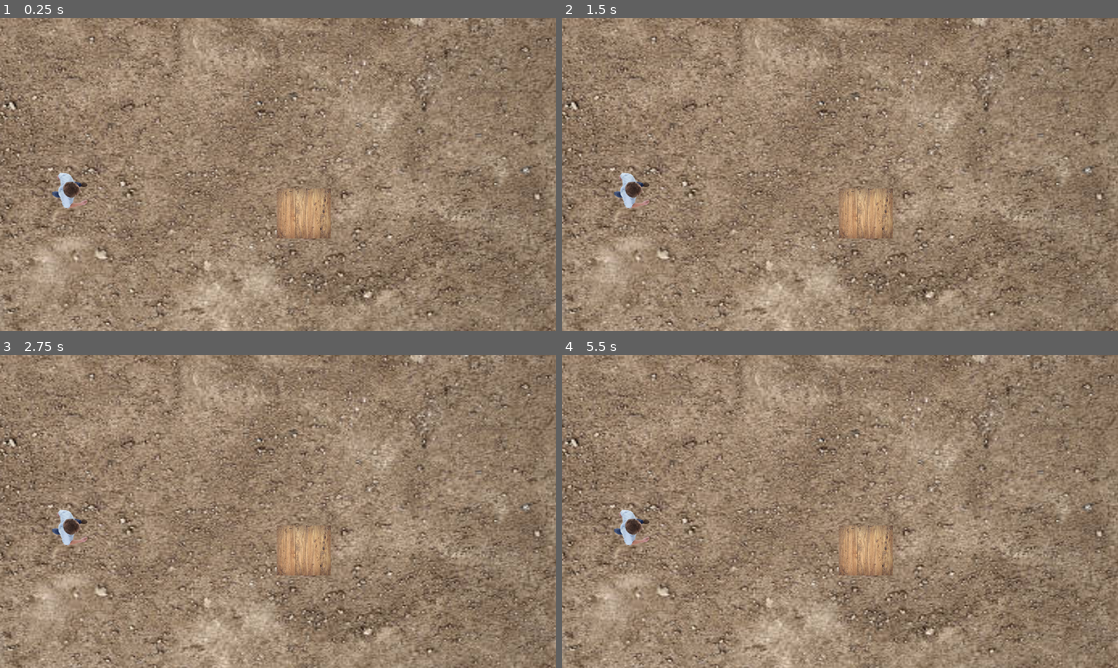
Above: before the commit, frames 1-4 (two rows, left to right).
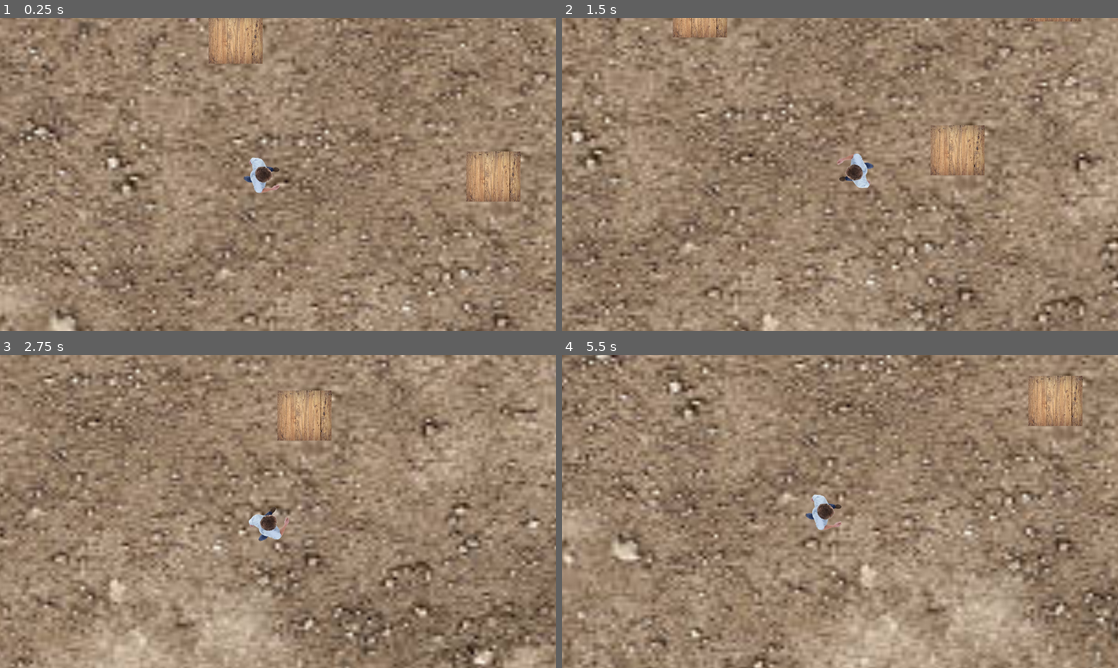
Above: after the commit, the same moments.

Repository: elijoh75/ElijahJohnsonShooter
Game: Godot game, scene res://Scenes/world.tscn
Same seed, same stepped clock (60 frames per second), same inputs: the game is played once before the commit and once after it.
Inputs (mouse positions are in pixels of both pictures, inside the frame that each line leads up to):
- Up to frame 1 (0.25 s): no input
- Up to frame 2 (1.5 s): tap Enter at 0.5 s; move the mouse to (962, 158) at 0.52 s; hold D (move_right, bound only after the commit) 0.53-1.28 s; move the mouse to (728, 190) at 1.27 s; hold S (move_down, bound only after the commit) from 1.28 s (still down)
- Up to frame 3 (2.75 s): move the mouse to (333, 442) at 2.02 s; release S (move_down, bound only after the commit) at 2.03 s; hold D (move_right, bound only after the commit) from 2.03 s (still down)
- Up to frame 4 (5.5 s): move the mouse to (812, 574) at 2.77 s; release D (move_right, bound only after the commit) at 2.78 s; hold W (move_up, bound only after the commit) 2.78-3.53 s; tap Space at 3.5 s; move the mouse to (1006, 558) at 3.52 s; hold A (move_left, bound only after the commit) 3.53-5.03 s; move the mouse to (673, 464) at 4.27 s; move the mouse to (867, 511) at 5.02 s; hold S (move_down, bound only after the commit) from 5.03 s (still down)

The runs differ from the first frame. In frame 1, 41% of the frame differs, in the area x 0-100%, y 0-100%; in frame 2, 40%; in frame 3, 41%; in frame 4, 42%.

Commit message:
PlayerMove and Enemy0.3

Diff:
--- /dev/null
+++ b/elijah-top-down-shooter/Scenes/Enemy.tscn
@@ -0,0 +1,19 @@
+[gd_scene format=3 uid="uid://bec6ymkxpkxge"]
+
+[ext_resource type="Texture2D" uid="uid://ccmdniqo67kbv" path="res://Assets/evilManClear.png" id="1_m1htj"]
+
+[sub_resource type="CapsuleShape2D" id="CapsuleShape2D_m1htj"]
+radius = 6.2243767
+height = 32.228252
+
+[node name="CharacterBody2D" type="CharacterBody2D" unique_id=2087543822]
+
+[node name="Sprite2D" type="Sprite2D" parent="." unique_id=1071129587]
+position = Vector2(-56.295227, -30)
+scale = Vector2(0.22637485, 0.3959461)
+texture = ExtResource("1_m1htj")
+
+[node name="CollisionShape2D" type="CollisionShape2D" parent="." unique_id=692208188]
+position = Vector2(-67, -21.000002)
+scale = Vector2(2.5705385, 2.9166956)
+shape = SubResource("CapsuleShape2D_m1htj")
--- a/elijah-top-down-shooter/Scenes/player.tscn
+++ b/elijah-top-down-shooter/Scenes/player.tscn
@@ -27,3 +27,5 @@
 [node name="CollisionShape2D" type="CollisionShape2D" parent="." unique_id=32955550]
 position = Vector2(-1108, 105)
 shape = SubResource("CapsuleShape2D_vgqql")
+
+[node name="Camera2D" type="Camera2D" parent="." unique_id=1141855836]
--- a/elijah-top-down-shooter/Scenes/world.tscn
+++ b/elijah-top-down-shooter/Scenes/world.tscn
@@ -10,12 +10,18 @@
 
 [node name="MeshInstance2D" type="MeshInstance2D" parent="." unique_id=1485252190]
 position = Vector2(522.2499, 302.74994)
-scale = Vector2(2269.4998, 1260.5)
+scale = Vector2(5179.2915, 2906.2202)
 mesh = SubResource("QuadMesh_y32ns")
 texture = ExtResource("1_a02cp")
 
 [node name="Player" parent="." unique_id=1170543372 instance=ExtResource("1_go701")]
-position = Vector2(198, 395)
+position = Vector2(355, 511)
 
 [node name="box" parent="." unique_id=238710618 instance=ExtResource("2_5a7ea")]
-position = Vector2(757, 486)
+position = Vector2(908, 552)
+
+[node name="box2" parent="." unique_id=2101479781 instance=ExtResource("2_5a7ea")]
+position = Vector2(315, 235)
+
+[node name="box3" parent="." unique_id=1402498480 instance=ExtResource("2_5a7ea")]
+position = Vector2(1131, 198)
--- a/elijah-top-down-shooter/Scripts/player.gd
+++ b/elijah-top-down-shooter/Scripts/player.gd
@@ -1 +1,17 @@
 extends CharacterBody2D
+
+var speed = 300.0
+
+func _process(delta: float) -> void:
+	look_at(get_global_mouse_position())
+
+func _physics_process(delta: float) -> void:
+	var move_dir = Vector2(Input.get_axis("move_left", "move_right"), Input.get_axis("move_up", "move_down"))
+
+	if move_dir != Vector2.ZERO:
+		velocity = speed * move_dir.normalized()
+	else:
+		velocity.x = move_toward(velocity.x, 0, speed)
+		velocity.y = move_toward(velocity.y, 0, speed)
+
+	move_and_slide()
--- a/elijah-top-down-shooter/project.godot
+++ b/elijah-top-down-shooter/project.godot
@@ -20,6 +20,39 @@
 window/size/viewport_width=1280
 window/size/viewport_height=720
 
+[input]
+
+move_up={
+"deadzone": 0.2,
+"events": [Object(InputEventKey,"resource_local_to_scene":false,"resource_name":"","device":-1,"window_id":0,"alt_pressed":false,"shift_pressed":false,"ctrl_pressed":false,"meta_pressed":false,"pressed":false,"keycode":0,"physical_keycode":87,"key_label":0,"unicode":119,"location":0,"echo":false,"script":null)
+]
+}
+move_down={
+"deadzone": 0.2,
+"events": [Object(InputEventKey,"resource_local_to_scene":false,"resource_name":"","device":-1,"window_id":0,"alt_pressed":false,"shift_pressed":false,"ctrl_pressed":false,"meta_pressed":false,"pressed":false,"keycode":0,"physical_keycode":83,"key_label":0,"unicode":115,"location":0,"echo":false,"script":null)
+]
+}
+move_left={
+"deadzone": 0.2,
+"events": [Object(InputEventKey,"resource_local_to_scene":false,"resource_name":"","device":-1,"window_id":0,"alt_pressed":false,"shift_pressed":false,"ctrl_pressed":false,"meta_pressed":false,"pressed":false,"keycode":0,"physical_keycode":65,"key_label":0,"unicode":97,"location":0,"echo":false,"script":null)
+]
+}
+move_right={
+"deadzone": 0.2,
+"events": [Object(InputEventKey,"resource_local_to_scene":false,"resource_name":"","device":-1,"window_id":0,"alt_pressed":false,"shift_pressed":false,"ctrl_pressed":false,"meta_pressed":false,"pressed":false,"keycode":0,"physical_keycode":68,"key_label":0,"unicode":100,"location":0,"echo":false,"script":null)
+]
+}
+shoot={
+"deadzone": 0.2,
+"events": [Object(InputEventMouseButton,"resource_local_to_scene":false,"resource_name":"","device":-1,"window_id":0,"alt_pressed":false,"shift_pressed":false,"ctrl_pressed":false,"meta_pressed":false,"button_mask":0,"position":Vector2(0, 0),"global_position":Vector2(0, 0),"factor":1.0,"button_index":1,"canceled":false,"pressed":false,"double_click":false,"script":null)
+]
+}
+quit={
+"deadzone": 0.2,
+"events": [Object(InputEventKey,"resource_local_to_scene":false,"resource_name":"","device":-1,"window_id":0,"alt_pressed":false,"shift_pressed":false,"ctrl_pressed":false,"meta_pressed":false,"pressed":false,"keycode":0,"physical_keycode":4194305,"key_label":0,"unicode":0,"location":0,"echo":false,"script":null)
+]
+}
+
 [physics]
 
 3d/physics_engine="Jolt Physics"
Binary file added: elijah-top-down-shooter/Assets/evilManClear.png
Not shown, added: elijah-top-down-shooter/Assets/evilManClear.png.import
